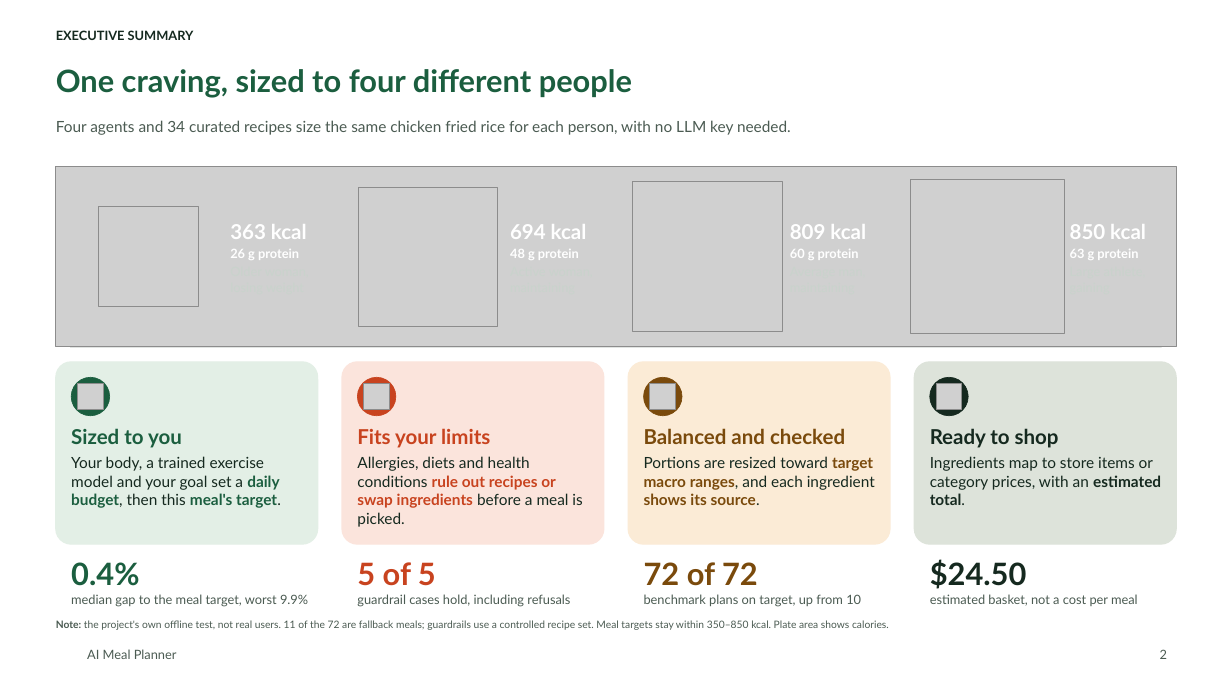
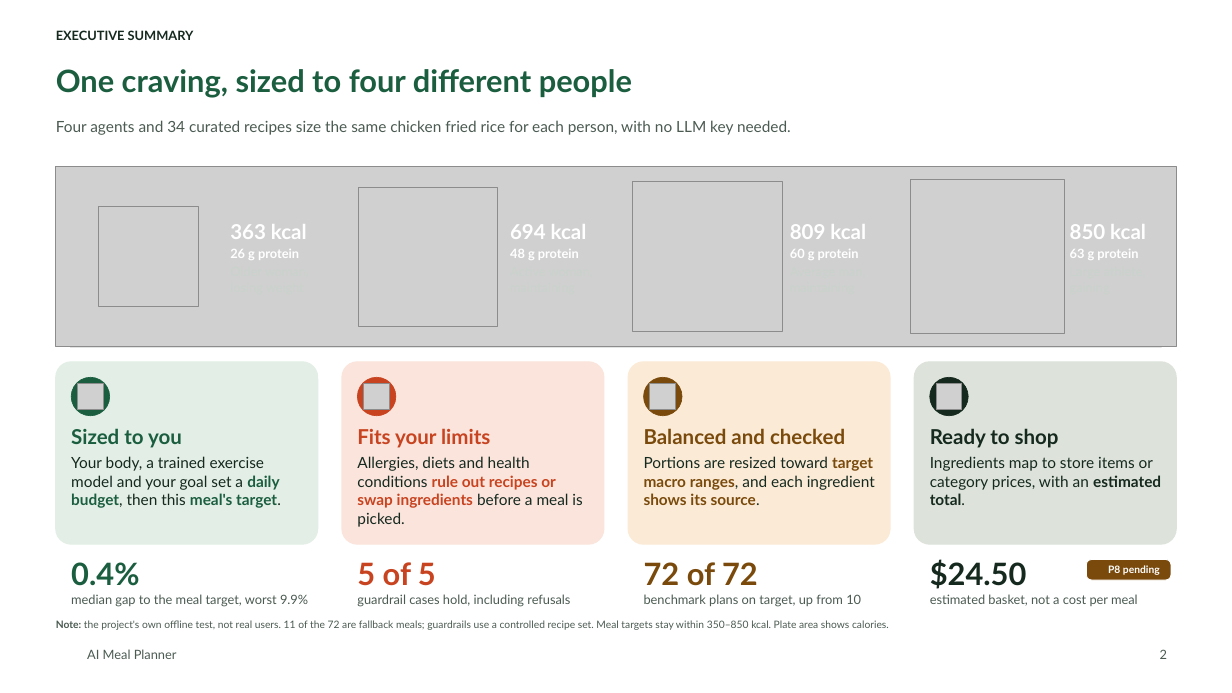
Before and after one commit to tuannm3812/ai-meal-planner, a slide deck: slide 2 of docs/showcase/ai-meal-planner-deck.pptx. Drawn at 1232x693 pixels with LibreOffice and Linux fonts; fonts in the diff are those of the drawing; grey boxes stand for pictures; background and template pictures are left out. Boxes give left, top, right and bottom in pixels: in the first picture for what was removed or moved away, otherwise in the second. Text is boxed around its words. In the diff, an @@ line names an element or a change of style, - is before the commit and + after.

```diff
--- a/docs/showcase/ai-meal-planner-deck.pptx
+++ b/docs/showcase/ai-meal-planner-deck.pptx
@@ rounded rectangle added at bbox=[1087, 560, 1172, 580], fill #7A4A0C, outline #FFFFFF 0.75 pt @@
@@ text added at bbox=[1108, 565, 1160, 576], 8 pt, text #FFFFFF, bold @@
+P8 pending
```
Also in this commit, not shown: 10 other slides changed, 3 slides added, 3 slides removed, 24 other files.
